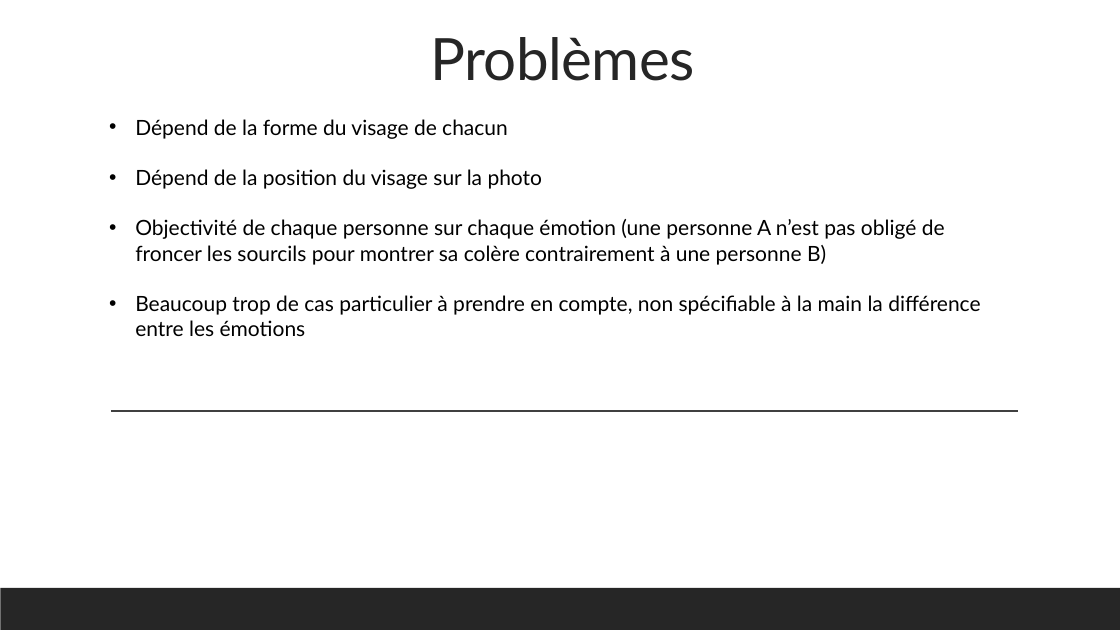
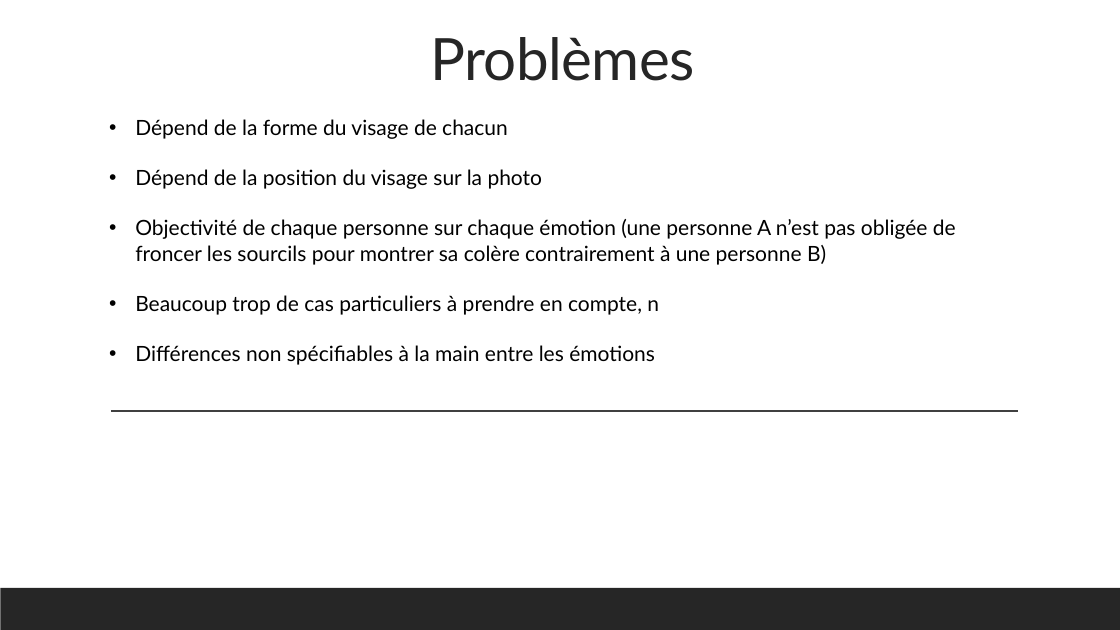
Before and after one commit to LemurdurerC/Projet_annuel, a slide deck: slide 5 of Docs/Slides/PA_Presentation.pptx. Drawn at 1120x630 pixels with LibreOffice and Linux fonts; fonts in the diff are those of the drawing. Boxes give left, top, right and bottom in pixels: in the first picture for what was removed or moved away, otherwise in the second. Text is boxed around its words. In the diff, an @@ line names an element or a change of style, - is before the commit and + after.

```diff
--- a/Docs/Slides/PA_Presentation.pptx
+++ b/Docs/Slides/PA_Presentation.pptx
@@ text at box(135, 219, 956, 365): text changed @@
-• Objectivité de chaque personne sur chaque émotion (une personne A n’est pas obligé de froncer les sourcils pour montrer sa colère contrairement à une personne B)
-• Beaucoup trop de cas particulier à prendre en compte, non spécifiable à la main la différence entre les émotions
+• Objectivité de chaque personne sur chaque émotion (une personne A n’est pas obligée de froncer les sourcils pour montrer sa colère contrairement à une personne B)
+• Beaucoup trop de cas particuliers à prendre en compte, n
+• Différences non spécifiables à la main entre les émotions
```
Also in this commit, not shown: 7 other slides changed.
